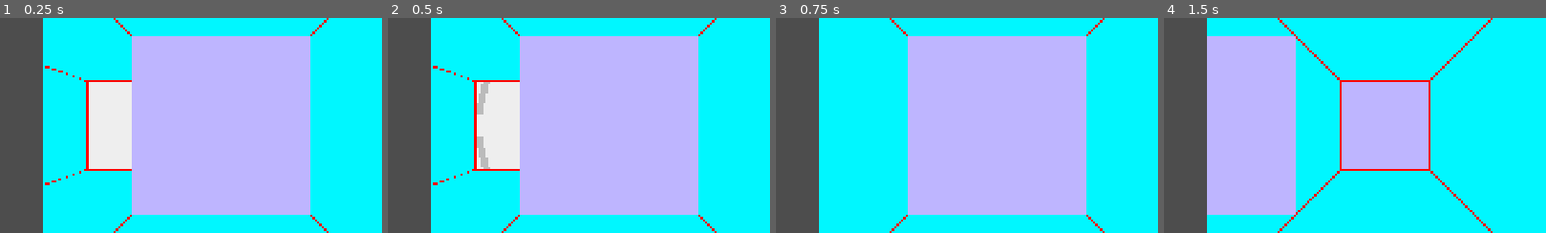
Above: before the commit, frames 1-4 (left to right).
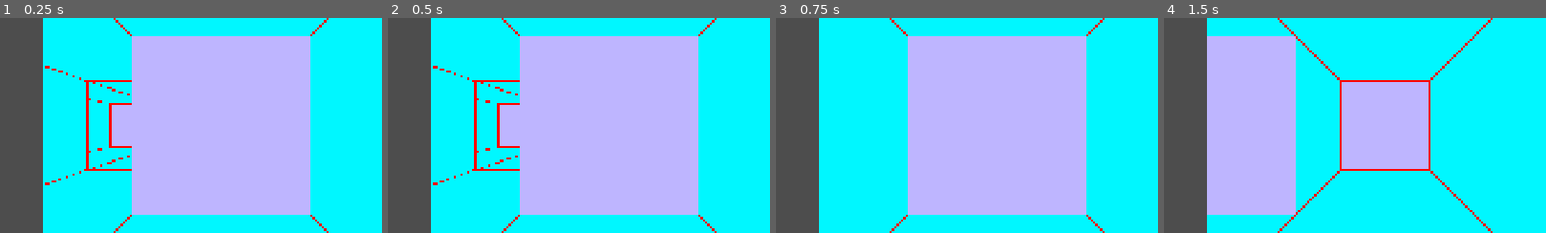
Above: after the commit, the same moments.

Repository: sym-z/arm-to-the-teeth
Game: Godot game, scene res://scenes/testing_level/testing_level.tscn
Same seed, same stepped clock (60 frames per second), same inputs: the game is played once before the commit and once after it. The project has no main scene, so this scene is started directly.
Inputs:
- Up to frame 1 (0.25 s): no input
- Up to frame 2 (0.5 s): no input
- Up to frame 3 (0.75 s): tap Enter at 0.5 s; hold D (turn_right) from 0.53 s (still down)
- Up to frame 4 (1.5 s): tap Space at 1.25 s; release D (turn_right) at 1.28 s; hold S (move_back) from 1.28 s (still down)
The pictures show only the part of the screen within x 21-71%, y 25-75%; the shares and areas given below are measured in that part.

The runs differ from the first frame. In frame 1, 4.5% of the frame differs, in the area x 23-35%, y 29-71%; in frame 2, 4.5%; in frame 3, nothing differs; in frame 4, nothing differs.

Commit message:
new rendering strategy!

Diff:
--- a/src/prefabs/dungeon_viewport/dungeon_viewport.gd
+++ b/src/prefabs/dungeon_viewport/dungeon_viewport.gd
@@ -30,6 +30,10 @@
 @export var d1_f_right : AnimatedSprite2D
 
 @export_category("D2 Walls")
+@export var d2_fff_left : AnimatedSprite2D
+@export var d2_ff_left_center : AnimatedSprite2D
+@export var d2_ff_left : AnimatedSprite2D
+@export var d2_f_left_center : AnimatedSprite2D
 @export var d2_f_left : AnimatedSprite2D
 @export var d2_l_center : AnimatedSprite2D
 @export var d2_left : AnimatedSprite2D
@@ -37,6 +41,10 @@
 @export var d2_r_center : AnimatedSprite2D
 @export var d2_right : AnimatedSprite2D
 @export var d2_f_right : AnimatedSprite2D
+@export var d2_f_right_center : AnimatedSprite2D
+@export var d2_ff_right : AnimatedSprite2D
+@export var d2_ff_right_center : AnimatedSprite2D
+@export var d2_fff_right : AnimatedSprite2D
 # Called when the node enters the scene tree for the first time.
 func _ready():
 	pass # Replace with function body.
@@ -46,13 +54,13 @@
 	pass
 
 func _on_map_map_generated():
-	refresh_viewport()
+	refresh_viewport_2()
 
 func _on_player_change_facing():
-	refresh_viewport()
+	refresh_viewport_2()
 
 func _on_player_change_position():
-	refresh_viewport()
+	refresh_viewport_2()
 
 func refresh_viewport():
 	#region D0 Render
@@ -94,17 +102,42 @@
 	#endregion
 	#region D2 Render
 	# First do center piece
-	if d1_center.frame == CENTER.EMPTY:
-		# Get the draw config for the cell in front of the cell in front of the player
-		# First forward cell
-		var forward_cell : Cell = map.get_forward_cell(player.position,player.facing)
-		# Cell in front of d1 center
-		var forward_cell_2 : Cell = map.get_forward_cell(forward_cell.position,player.facing)
-		var d2_center_draw_config = get_cell_draw_config(forward_cell_2,player.facing)
-		d2_center.frame = d2_center_draw_config[0]
-		d2_left.frame = d2_center_draw_config[1]
-		d2_right.frame = d2_center_draw_config[2]
-
+	# First forward cell
+	var d1_center_cell : Cell = map.get_forward_cell(player.position,player.facing)
+	# Cell in front of d1 center, d2_center
+	var d2_center_cell : Cell
+	if d1_center_cell != null:
+		d2_center_cell = map.get_forward_cell(d1_center_cell.position,player.facing)
+	if d2_center_cell != null:
+		if d1_center.frame == CENTER.EMPTY:
+			# Get the draw config for the cell in front of the cell in front of the player
+			var d2_center_draw_config = get_cell_draw_config(d2_center_cell,player.facing)
+			d2_center.frame = d2_center_draw_config[0]
+			d2_left.frame = d2_center_draw_config[1]
+			# Refresh if side of center is empty
+			if d2_left.frame == SIDE.EMPTY:
+				var d2_left_cell : Cell = map.get_left_cell(d2_center_cell.position,player.facing)
+				var d2_left_draw_config = get_cell_draw_config(d2_left_cell, player.facing)
+				d2_l_center.frame = d2_left_draw_config[0]
+				d2_f_left.frame = d2_left_draw_config[1]
+			# Same for other side
+			d2_right.frame = d2_center_draw_config[2]
+			if d2_right.frame == SIDE.EMPTY:
+				var d2_right_cell : Cell = map.get_right_cell(d2_center_cell.position, player.facing)
+				var d2_right_draw_config = get_cell_draw_config(d2_right_cell, player.facing)
+				d2_r_center.frame = d2_right_draw_config[0]
+				d2_f_right.frame = d2_right_draw_config[2]
+		# Refresh what lies beyond if d1's side wall is empty
+		if d1_left.frame == SIDE.EMPTY:
+			var d2_left_cell : Cell = map.get_left_cell(d2_center_cell.position,player.facing)
+			var d2_left_draw_config = get_cell_draw_config(d2_left_cell, player.facing)
+			d2_l_center.frame = d2_left_draw_config[0]
+			d2_f_left.frame = d2_left_draw_config[1]
+		if d1_right.frame == SIDE.EMPTY:
+			var d2_right_cell : Cell = map.get_right_cell(d2_center_cell.position, player.facing)
+			var d2_right_draw_config = get_cell_draw_config(d2_right_cell, player.facing)
+			d2_r_center.frame = d2_right_draw_config[0]
+			d2_f_right.frame = d2_right_draw_config[2]
 # Passes back what is to the center, left, and right of a cell at a given direction
 func get_cell_draw_config(c : Cell, facing : int):
 	var draw_config : Array[int]
@@ -139,3 +172,123 @@
 		else:
 			draw_config.append(SIDE.EMPTY)
 	return draw_config
+
+func refresh_viewport_2():
+	# NEW TACTIC: Just refresh everything in bounds every time.
+	# Grab all center cells that are in bounds then get all draw configs
+	#region Initialize Cells that will be Queried
+	var d0_center_cell : Cell = null
+	var d1_center_cell : Cell = null
+	var d1_left_center_cell : Cell  = null
+	var d1_right_center_cell : Cell  = null
+	var d2_center_cell : Cell  = null
+	var d2_left_center_cell : Cell  = null
+	var d2_right_center_cell : Cell  = null
+	var d2_f_left_center_cell : Cell  = null
+	var d2_f_right_center_cell : Cell  = null
+	var d2_ff_left_center_cell : Cell = null
+	var d2_ff_right_center_cell : Cell = null
+	#endregion
+	#region Check Bounds of Cells that I Need the Config Of
+	# D0 Center
+	var d0_center_loc : Vector2i = player.position
+	if map.check_bounds(d0_center_loc):
+		d0_center_cell = map.world_map[player.position]
+	# D1 Center
+	var d1_center_loc : Vector2i = map.get_loc_in_dir(d0_center_loc, player.facing)
+	if map.check_bounds(d1_center_loc):
+		d1_center_cell = map.world_map[d1_center_loc]
+	# D1 Left Center
+	var d1_left_center_loc : Vector2i = map.get_loc_in_dir(d1_center_loc, Globals.left_of(player.facing))
+	if map.check_bounds(d1_left_center_loc):
+		d1_left_center_cell = map.world_map[d1_left_center_loc]
+	# D1 Right Center
+	var d1_right_center_loc : Vector2i = map.get_loc_in_dir(d1_center_loc, Globals.right_of(player.facing))
+	if map.check_bounds(d1_right_center_loc):
+		d1_right_center_cell = map.world_map[d1_right_center_loc]
+	# D2 Center
+	var d2_center_loc : Vector2i = map.get_loc_in_dir(d1_center_loc, player.facing)
+	if map.check_bounds(d2_center_loc):
+		d2_center_cell = map.world_map[d2_center_loc]
+	# D2 Left Center
+	var d2_left_center_loc : Vector2i = map.get_loc_in_dir(d2_center_loc, Globals.left_of(player.facing))
+	if map.check_bounds(d2_left_center_loc):
+		d2_left_center_cell = map.world_map[d2_left_center_loc]
+	# D2 Right Center
+	var d2_right_center_loc : Vector2i = map.get_loc_in_dir(d2_center_loc, Globals.right_of(player.facing))
+	if map.check_bounds(d2_right_center_loc):
+		d2_right_center_cell = map.world_map[d2_right_center_loc]
+	# D2 Far Left Center
+	var d2_f_left_center_loc : Vector2i = map.get_loc_in_dir(d2_left_center_loc, Globals.left_of(player.facing))
+	if map.check_bounds(d2_f_left_center_loc):
+		d2_f_left_center_cell = map.world_map[d2_f_left_center_loc]
+	# D2 Far Right Center
+	var d2_f_right_center_loc : Vector2i = map.get_loc_in_dir(d2_right_center_loc, Globals.right_of(player.facing))
+	if map.check_bounds(d2_f_right_center_loc):
+		d2_f_right_center_cell = map.world_map[d2_f_right_center_loc]
+	# D2 Farther Left Center
+	var d2_ff_left_center_loc : Vector2i = map.get_loc_in_dir(d2_f_left_center_loc, Globals.left_of(player.facing))
+	if map.check_bounds(d2_ff_left_center_loc):
+		d2_ff_left_center_cell = map.world_map[d2_ff_left_center_loc]
+	# D2 Farther Right Center
+	var d2_ff_right_center_loc : Vector2i = map.get_loc_in_dir(d2_f_right_center_loc, Globals.right_of(player.facing))
+	if map.check_bounds(d2_ff_right_center_loc):
+		d2_ff_right_center_cell = map.world_map[d2_ff_right_center_loc]
+	#endregion
+	# At this point, all valid cells will not be null
+	#region Get Draw Config of All Cells that are Valid, and Apply it to the Animated Sprites
+	# D0 Center Refresh (d0_center,d0_left,d0_right)
+	if d0_center_cell != null:
+		var d0_c_draw_config = get_cell_draw_config(d0_center_cell,player.facing)
+		d0_center.frame = d0_c_draw_config[0]
+		d0_left.frame = d0_c_draw_config[1]
+		d0_right.frame = d0_c_draw_config[2]
+	# D1 Center Refresh (d1_center,d1_left,d1_right)
+	if d1_center_cell != null:
+		var d1_c_draw_config = get_cell_draw_config(d1_center_cell,player.facing)
+		d1_center.frame = d1_c_draw_config[0]
+		d1_left.frame = d1_c_draw_config[1]
+		d1_right.frame = d1_c_draw_config[2]
+	# D1 Left Center Refresh (d1_l_center, d1_f_left)
+	if d1_left_center_cell != null:
+		var d1_lc_draw_config = get_cell_draw_config(d1_left_center_cell,player.facing)
+		d1_l_center.frame = d1_lc_draw_config[0]
+		d1_f_left.frame = d1_lc_draw_config[1]
+	# D1 Right Center Refresh (d1_r_center, d1_f_right)
+	if d1_right_center_cell != null:
+		var d1_rc_draw_config = get_cell_draw_config(d1_right_center_cell,player.facing)
+		d1_r_center.frame = d1_rc_draw_config[0]
+		d1_f_right.frame = d1_rc_draw_config[2]
+	# D2 Center Refresh (d2_center,d2_left,d2_right)
+	if d2_center_cell != null:
+		var d2_c_draw_config = get_cell_draw_config(d2_center_cell,player.facing)
+		d2_center.frame = d2_c_draw_config[0]
+		d2_left.frame = d2_c_draw_config[1]
+		d2_right.frame = d2_c_draw_config[2]
+	# D2 Left Center Refresh (d2_l_center, d2_f_left)
+	if d2_left_center_cell != null:
+		var d2_lc_draw_config = get_cell_draw_config(d2_left_center_cell,player.facing)
+		d2_l_center.frame = d2_lc_draw_config[0]
+		d2_f_left.frame = d2_lc_draw_config[1]
+	# D2 Right Center Refresh (d2_r_center, d2_f_right)
+	if d2_right_center_cell != null:
+		var d2_rc_draw_config = get_cell_draw_config(d2_right_center_cell,player.facing)
+		d2_r_center.frame = d2_rc_draw_config[0]
+		d2_f_right.frame = d2_rc_draw_config[2]
+	# D2 Far Left Center Refresh (d2_f_left_center,d2_ff_left)
+		var d2_flc_draw_config = get_cell_draw_config(d2_f_left_center_cell, player.facing)
+		d2_f_left_center.frame = d2_flc_draw_config[0]
+		d2_ff_left.frame = d2_flc_draw_config[1]
+	# D2 Far Right Center Refresh (d2_f_right_center,d2_ff_right)
+		var d2_frc_draw_config = get_cell_draw_config(d2_f_right_center_cell, player.facing)
+		d2_f_right_center.frame = d2_frc_draw_config[0]
+		d2_ff_right.frame = d2_frc_draw_config[2]
+	# D2 Farther Left Center Refresh (d2_ff_left_center,d2_fff_left)
+		var d2_fflc_draw_config = get_cell_draw_config(d2_ff_left_center_cell, player.facing)
+		d2_ff_left_center.frame = d2_fflc_draw_config[0]
+		d2_fff_left.frame = d2_fflc_draw_config[1]
+	# D2 Farther Right Center Refresh (d2_ff_right_center,d2_fff_right)
+		var d2_ffrc_draw_config = get_cell_draw_config(d2_ff_right_center_cell, player.facing)
+		d2_ff_right_center.frame = d2_ffrc_draw_config[0]
+		d2_fff_right.frame = d2_ffrc_draw_config[2]
+	#endregion
--- a/src/prefabs/dungeon_viewport/dungeon_viewport.tscn
+++ b/src/prefabs/dungeon_viewport/dungeon_viewport.tscn
@@ -755,7 +755,7 @@
 "speed": 5.0
 }]
 
-[node name="Dungeon Viewport" type="Node2D" node_paths=Packe …(106 unchanged characters)… _center", "d1_right", "d1_f_right", "d2_left", "d2_center", "d2_right")]
+[node name="Dungeon Viewport" type="Node2D" node_paths=Packe …(106 unchanged characters)… _center", "d1_right", "d1_f_right", "d2_fff_left", "d2_ff_left_center", "d2_ff_left", "d2_f_left_center", "d2_f_left", "d2_l_center", "d2_left", "d2_center", "d2_r_center", "d2_right", "d2_f_right", "d2_f_right_center", "d2_ff_right", "d2_ff_right_center", "d2_fff_right")]
 script = ExtResource("1_x06gq")
 d0_left = NodePath("Distance 0/Left Wall")
 d0_center = NodePath("Distance 0/Center Wall")
@@ -767,9 +767,21 @@
 d1_r_center = NodePath("Distance 1/Right Center Wall")
 d1_right = NodePath("Distance 1/Right Wall")
 d1_f_right = NodePath("Distance 1/Far Right Wall")
+d2_fff_left = NodePath("Distance 2/Farthest Left Wall")
+d2_ff_left_center = NodePath("Distance 2/Farther Left Center Wall")
+d2_ff_left = NodePath("Distance 2/Farther Left Wall")
+d2_f_left_center = NodePath("Distance 2/Far Left Center Wall")
+d2_f_left = NodePath("Distance 2/Far Left Wall")
+d2_l_center = NodePath("Distance 2/Left Center Wall")
 d2_left = NodePath("Distance 2/Left Wall")
 d2_center = NodePath("Distance 2/Center Wall")
+d2_r_center = NodePath("Distance 2/Right Center Wall")
 d2_right = NodePath("Distance 2/Right Wall")
+d2_f_right = NodePath("Distance 2/Far Right Wall")
+d2_f_right_center = NodePath("Distance 2/Far Right Center Wall")
+d2_ff_right = NodePath("Distance 2/Farther Right Wall")
+d2_ff_right_center = NodePath("Distance 2/Farther Right Center Wall")
+d2_fff_right = NodePath("Distance 2/Farthest Right Wall")
 
 [node name="Vision Bounds" type="AnimatedSprite2D" parent="."]
 position = Vector2(960, 540)
@@ -777,35 +789,28 @@
 autoplay = "default"
 
 [node name="Distance 2" type="Node2D" parent="."]
-visible = false
 
 [node name="Farthest Left Wall" type="AnimatedSprite2D" parent="Distance 2"]
-visible = false
 position = Vector2(540, 540)
 sprite_frames = SubResource("SpriteFrames_2qty0")
 
 [node name="Farther Left Center Wall" type="AnimatedSprite2D" parent="Distance 2"]
-visible = false
 position = Vector2(624, 540)
 sprite_frames = SubResource("SpriteFrames_r04a5")
 
 [node name="Farther Left Wall" type="AnimatedSprite2D" parent="Distance 2"]
-visible = false
 position = Vector2(596, 540)
 sprite_frames = SubResource("SpriteFrames_t381n")
 
 [node name="Far Left Center Wall" type="AnimatedSprite2D" parent="Distance 2"]
-visible = false
 position = Vector2(736, 540)
 sprite_frames = SubResource("SpriteFrames_ruofl")
 
 [node name="Far Left Wall" type="AnimatedSprite2D" parent="Distance 2"]
-visible = false
 position = Vector2(707, 540)
 sprite_frames = SubResource("SpriteFrames_i4kcg")
 
 [node name="Left Center Wall" type="AnimatedSprite2D" parent="Distance 2"]
-visible = false
 position = Vector2(848, 540)
 sprite_frames = SubResource("SpriteFrames_v4nab")
 
@@ -818,7 +823,6 @@
 sprite_frames = SubResource("SpriteFrames_nppqe")
 
 [node name="Right Center Wall" type="AnimatedSprite2D" parent="Distance 2"]
-visible = false
 position = Vector2(1072, 540)
 sprite_frames = SubResource("SpriteFrames_hys4q")
 
@@ -828,31 +832,26 @@
 flip_h = true
 
 [node name="Far Right Center Wall" type="AnimatedSprite2D" parent="Distance 2"]
-visible = false
 position = Vector2(1184, 540)
 sprite_frames = SubResource("SpriteFrames_dyxka")
 flip_h = true
 
 [node name="Farther Right Center Wall" type="AnimatedSprite2D" parent="Distance 2"]
-visible = false
 position = Vector2(1296, 540)
 sprite_frames = SubResource("SpriteFrames_3gdbf")
 flip_h = true
 
 [node name="Farthest Right Wall" type="AnimatedSprite2D" parent="Distance 2"]
-visible = false
 position = Vector2(1380, 540)
 sprite_frames = SubResource("SpriteFrames_1u8wi")
 flip_h = true
 
 [node name="Farther Right Wall" type="AnimatedSprite2D" parent="Distance 2"]
-visible = false
 position = Vector2(1325, 540)
 sprite_frames = SubResource("SpriteFrames_yjh2r")
 flip_h = true
 
 [node name="Far Right Wall" type="AnimatedSprite2D" parent="Distance 2"]
-visible = false
 position = Vector2(1213, 540)
 sprite_frames = SubResource("SpriteFrames_n2srb")
 flip_h = true
--- a/src/prefabs/map/map.gd
+++ b/src/prefabs/map/map.gd
@@ -142,14 +142,20 @@
 	var left_dir : int = Globals.left_of(facing)
 	if check_bounds(get_loc_in_dir(curr_loc,left_dir)):
 		return world_map[get_loc_in_dir(curr_loc,left_dir)]
+	else:
+		return null
 
 # Returns the cell to the right of a current location, taking into account a facing direction
 func get_right_cell(curr_loc : Vector2i, facing : int):
 	var right_dir : int = Globals.right_of(facing)
 	if check_bounds(get_loc_in_dir(curr_loc,right_dir)):
 		return world_map[get_loc_in_dir(curr_loc,right_dir)]
+	else:
+		return null
 
 # Returns the cell one cell forward in the direction that the player is facing
 func get_forward_cell(curr_loc: Vector2i, facing: int):
 	if check_bounds(get_loc_in_dir(curr_loc,facing)):
 		return world_map[get_loc_in_dir(curr_loc,facing)]
+	else:
+		return null
